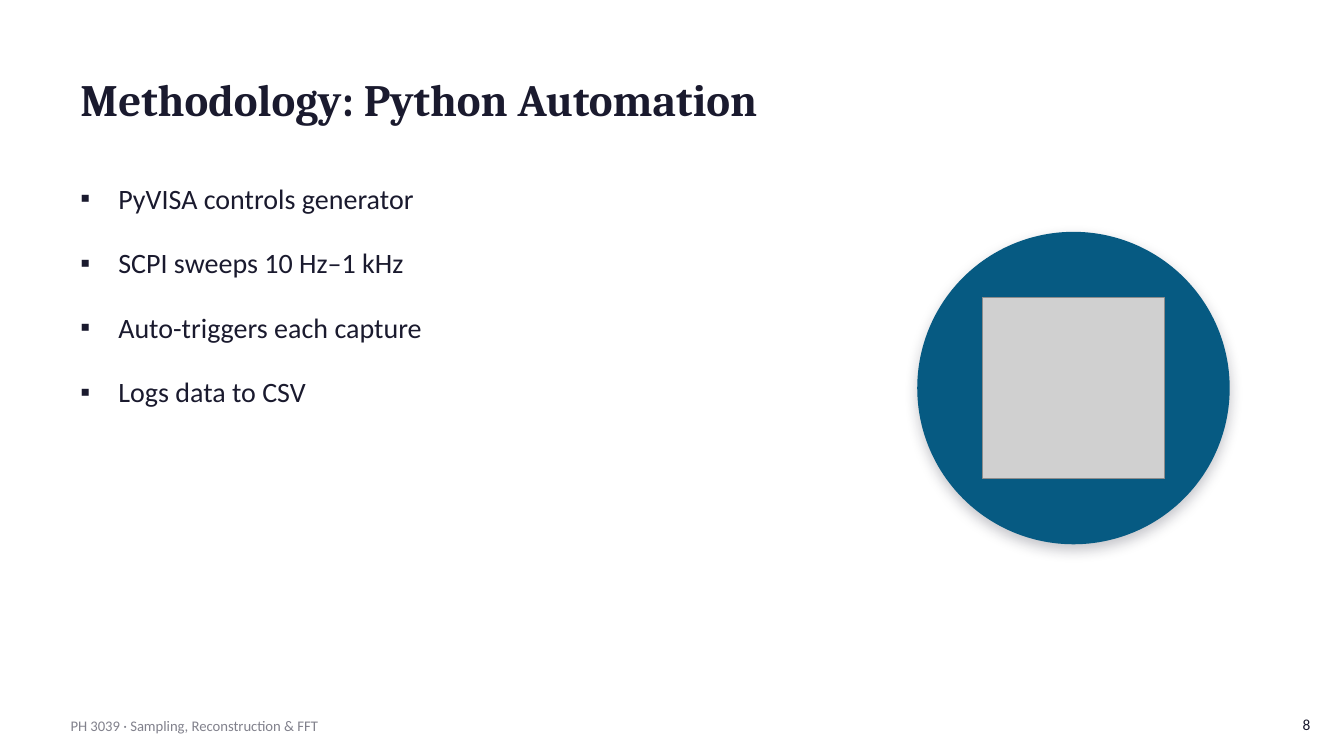
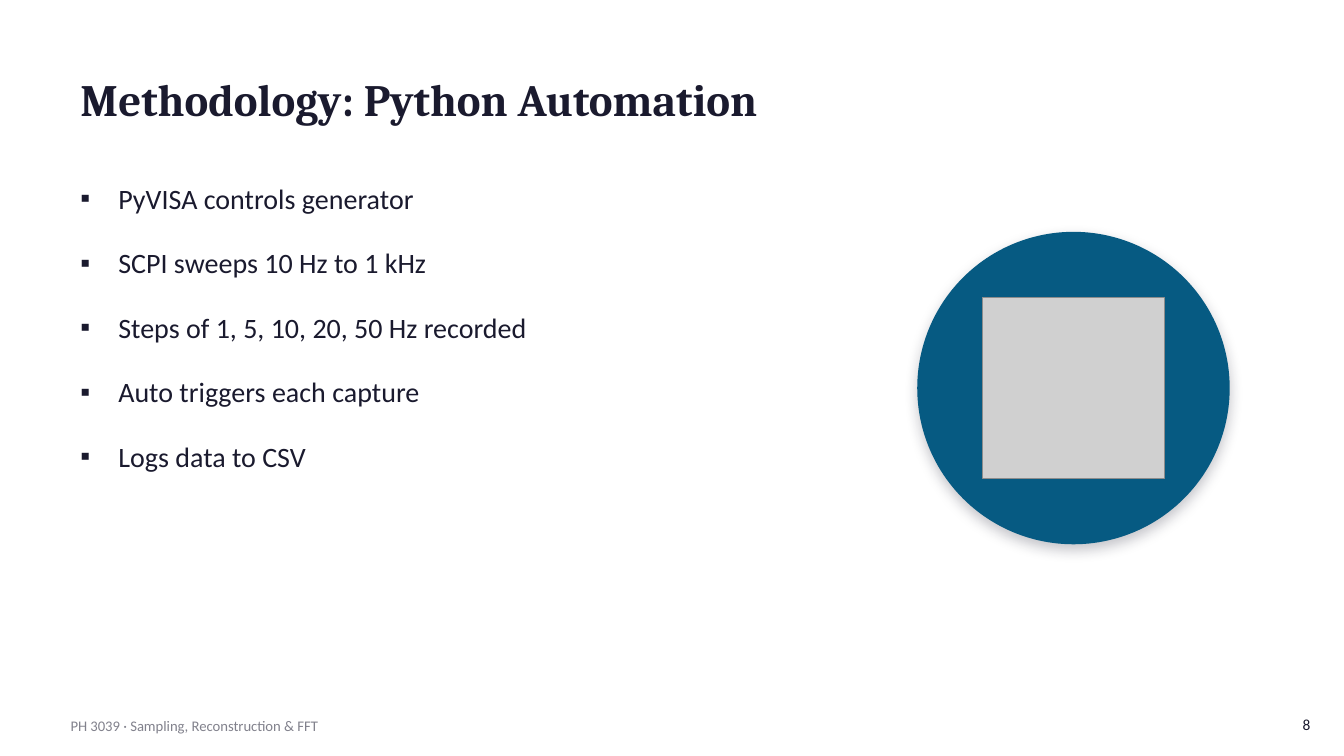
Before and after one commit to TSSwork/PH3039_lab_2, a slide deck: slide 8 of reports/PH3039_Sampling_FFT_Presentation(1).pptx. Drawn at 1344x756 pixels with LibreOffice and Linux fonts; fonts in the diff are those of the drawing; grey boxes stand for pictures. Boxes give left, top, right and bottom in pixels: in the first picture for what was removed or moved away, otherwise in the second. Text is boxed around its words. In the diff, an @@ line names an element or a change of style, - is before the commit and + after.

```diff
--- a/reports/PH3039_Sampling_FFT_Presentation(1).pptx
+++ b/reports/PH3039_Sampling_FFT_Presentation(1).pptx
@@ text at [118, 253, 527, 407]: text changed @@
-▪ SCPI sweeps 10 Hz–1 kHz
-▪ Auto-triggers each capture
+▪ SCPI sweeps 10 Hz to 1 kHz
+▪ Steps of 1, 5, 10, 20, 50 Hz recorded
+▪ Auto triggers each capture
```
Also in this commit, not shown: 7 other slides changed, 5 slides added, 2 slides removed.
